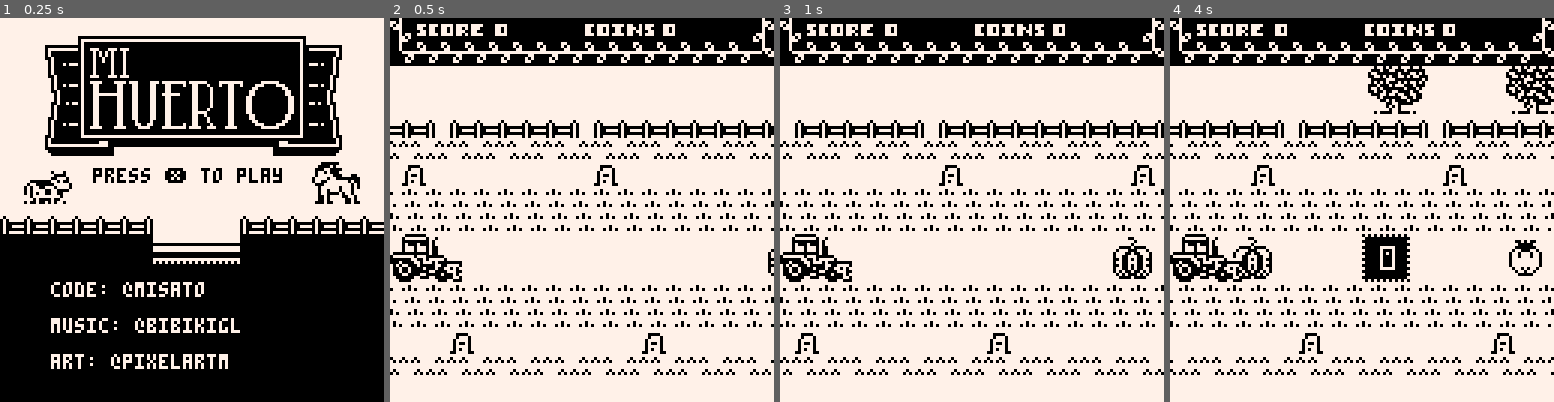
Above: before the commit, frames 1-4 (left to right).
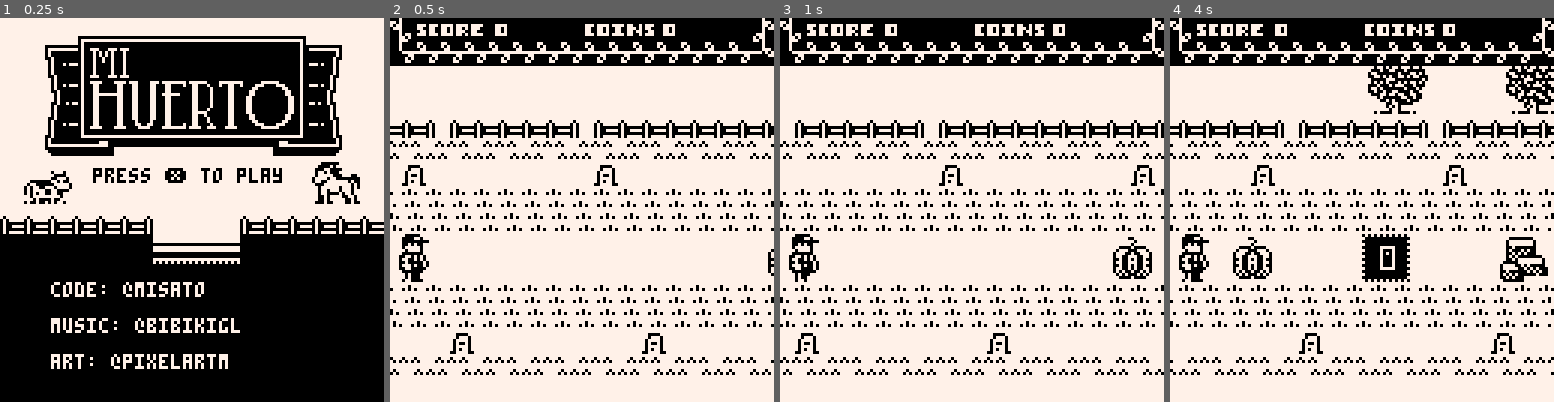
Above: after the commit, the same moments.

Repository: misato/picoMiner
Game: PICO-8 cartridge mi_huerto.p8
Same seed, same stepped clock (60 frames per second), same inputs: the game is played once before the commit and once after it.
Inputs:
- Up to frame 1 (0.25 s): no input
- Up to frame 2 (0.5 s): tap X (X key) at 0.33 s
- Up to frame 3 (1 s): tap O (Z key) at 0.7 s
- Up to frame 4 (4 s): tap X (X key) at 1.07, 1.85, 2.97 s; tap O (Z key) every 0.4 s from 1.7 to 3.7 s

Frame 1 is identical in both runs. In frame 2, 0.9% of the frame differs, in the area x 0-19%, y 56-69%; in frame 3, 0.9%; in frame 4, 1.6%, in the area x 0-99%, y 56-69%.

Commit message:
Finished game and generated png cartridge

Diff:
--- a/mi_huerto.p8
+++ b/mi_huerto.p8
@@ -1,5 +1,5 @@
 pico-8 cartridge // http://www.pico-8.com
-version 10
+version 8
 __lua__
 -- mi huerto
 -- entry for 1bitclickerjam
@@ -21,12 +21,34 @@
 -- player
 items_y_position = 72
 
+
+player_state = {
+    walk = {
+        frames = {32, 34, 36, 38, 40},
+        width = 16,
+        score = 1
+    },
+    tracktor = {
+        frames = {67},
+        width = 24,
+        score = 2
+    },
+    harvester = {
+        frames = {70},
+        width = 24,
+        score = 3
+    }
+}
+
 player = {
-    sprite = 67,
+    sprite = 32,
     x = 0,
     y = items_y_position,
-    w = 24,
-    h = 16
+    w = 16,
+    h = 16,
+    state = player_state.walk,
+    animation_frame = 1,
+    frame_count = 0
 }
 
 -- pico8 game funtions
@@ -35,6 +57,7 @@
     cls()
     palt(14,true)
     palt(0,false)
+    restart_game()
 end
 
 function _update()
@@ -58,11 +81,47 @@
     end
 end
 
+-- restart
+function restart_game()
+    score = 0
+    coins = 0
+    music(12)
+
+    frame_counter = 0
+
+    map_position = 0
+    map_position2 = 128
+
+
+    max_frames = 45
+    min_frames = 16
+
+    modulo = 5
+    modulo_step = 2
+
+    for veggy in all(vegetables) do
+        del(vegetables, veggy)
+    end
+
+    for decoration in all(decorations) do
+        del(decorations, decoration)
+    end
+
+    player = {
+        sprite = 32,
+        x = 0,
+        y = items_y_position,
+        w = 16,
+        h = 16,
+        state = player_state.walk,
+        animation_frame = 1,
+        frame_count = 0
+    }
+end
 
 -- splash
 
 function update_splash()
-    -- usually we want the player to press one button
     if btn(5) or btn(4) then
         create_vegetable()
         state = game_states.game
@@ -112,26 +171,27 @@
 
 
     print("press \x97 to play",31,50,0)
-
-
-
-    --local text = "pico farmer"
-    --write(text, text_x_pos(text), 52,7)
 end
 
 -- game
+
+vegetable_type = {
+    veggy = 1,
+    coin = 2,
+    stone = 3
+}
 
 vegetable = {}
 vegetable.__index = vegetable
 
-function vegetable.create(sprite,x,y)
+function vegetable.create(sprite,x,y, type)
     local new_vegetable = {}
     setmetatable(new_vegetable, vegetable)
 
     new_vegetable.sprite = sprite
     new_vegetable.x = x
     new_vegetable.y = y
-    new_vegetable.is_coin = false
+    new_vegetable.type = type
 
     return new_vegetable
 end
@@ -141,6 +201,7 @@
 max_vegetables = 3
 coin_bg = 142
 coin_frames = { 160, 162, 164, 166, 168, 170 }
+stone = 78
 
 frame_counter = 0
 
@@ -150,16 +211,20 @@
     end
     local index = flr(rnd(5))+1
     local sprite = veggy_sprites[index]
-    local vegetable = vegetable.create(sprite,128,items_y_position)
+    local vegetable = vegetable.create(sprite,128,items_y_position, vegetable_type.veggy)
     add(vegetables,vegetable)
 end
 
 function create_coin()
-    local coin = vegetable.create(coin_frames[1],128, items_y_position)
-    coin.is_coin = true
+    local coin = vegetable.create(coin_frames[1],128, items_y_position, vegetable_type.coin)
     coin.animation_index = 1
-    coin.timer=0
+    coin.timer = 0
     add(vegetables, coin)
+end
+
+function create_stone()
+    local stone = vegetable.create(stone, 128, items_y_position, vegetable_type.stone)
+    add(vegetables, stone)
 end
 
 function animate_coin(coin)
@@ -175,18 +240,22 @@
 end
 
 function scroll_vegetable(vegetable)
-    if vegetable.is_coin then
+    if vegetable.type == vegetable_type.coin then
         animate_coin(vegetable)
     end
 
     vegetable.x -= 1
-    if vegetable.x <= 0 then
+    if vegetable.x < -16 then
+        if vegetable.type == vegetable_type.veggy then
+            score -= player.state.score * 2
+            sfx(21)
+        end
         del(vegetables,vegetable)
     end
 end
 
 function draw_vegetable(vegetable)
-    if vegetable.is_coin then
+    if vegetable.type == vegetable_type.coin then
         spr(coin_bg, vegetable.x, vegetable.y, 2,2)
     end
     spr(vegetable.sprite,vegetable.x, vegetable.y,2,2)
@@ -210,10 +279,16 @@
     if btn(4) or btn(5) then
         for vegetable in all(vegetables) do
             if vegetable.x <= player.x + player.w then
-                if vegetable.is_coin then
+                if vegetable.type == vegetable_type.coin then
                     coins += 1
+                    sfx(20)
+                elseif vegetable.type == vegetable_type.veggy then
+                    score += player.state.score
+                    sfx(20)
                 else
-                    score += 1
+                    -- rock, oh no!
+                    score -= player.state.score * 2
+                    sfx(21)
                 end
                 del(vegetables, vegetable)
             end
@@ -278,11 +353,37 @@
     spr(decoration.sprite, decoration.x, decoration.y, decoration.w, decoration.h)
 end
 
+function update_player_animation()
+    player.frame_count += 1
+    if player.frame_count == 10 then
+        player.animation_frame += 1
+        if player.animation_frame > count(player.state.frames) then
+            player.animation_frame = 1
+            player.sprite = player.state.frames[1]
+        else
+            player.sprite = player.state.frames[player.animation_frame]
+        end
+        player.frame_count = 0
+    end
+end
+
+function update_player_state(new_state)
+    player.state = new_state
+    player.animation_frame = 1
+    player.sprite = new_state.frames[1]
+    player.frame_count = 0
+    player.w = new_state.width
+end
+
+coin_upgrade = 3
+
 function update_game()
     frame_counter += 1
     if frame_counter > max_frames then
         if flr(rnd(11)) % 5 == 0 then
             create_coin()
+        elseif flr(rnd(5)) % 4 == 0 then
+            create_stone()
         else
             create_vegetable()
         end
@@ -296,13 +397,29 @@
 
     update_map_position()
 
+    update_player_animation()
+
     handle_input()
+
+    -- every 5 coins upgrade player
+    if coins == coin_upgrade and player.state == player_state.walk  then
+            update_player_state(player_state.tracktor)
+    elseif coins == coin_upgrade*2 and player.state == player_state.tracktor then
+            update_player_state(player_state.harvester)
+    end
 
     if score > 0 and score % modulo == 0 then
         if max_frames > min_frames then
             max_frames -= 1
             modulo += modulo_step
         end
+    end
+
+    if score < 0 then
+        state = game_states.gameover
+        music(-1)
+        sfx(22)
+        frame_counter = 0
     end
 end
 
@@ -390,11 +507,19 @@
 -- game over
 
 function update_gameover()
-
+    frame_counter += 1
+    if frame_counter > 30 then
+        if btn(4) or btn(5) then
+            state = game_states.splash
+            restart_game()
+        end
+    end
 end
 
 function draw_gameover()
-
+    rectfill(0,72,screen_size,screen_size,0)
+    print("game over", text_x_pos("game over"), 46, 7)
+    print("press \x97 to play",text_x_pos("press \x97 to play"),56,7)
 end
 
 -- utils
@@ -452,22 +577,22 @@
 eeeeeeee77777077070077770707777777777777eeeeeeeeeeeeeeeeeeeeeeeeeeeeeeeeeeeeeeeeeeeeeeeeeeeeeeeeeeeeeeeeeeeeeeeeeeeeeeeeeeeeeeee
 eeeeeeee77707070070000000707777777777777eeeeeeeeeeeeeeeeeeeeeeeeeeeeeeeeeeeeeeeeeeeeeeeeeeeeeeeeeeeeeeeeeeeeeeeeeeeeeeeeeeeeeeee
 eeeeeeee77777777070777770707777777777777eeeeeeeeeeeeeeeeeeeeeeeeeeeeeeeeeeeeeeeeeeeeeeeeeeeeeeeeeeeeeeeeeeeeeeeeeeeeeeeeeeeeeeee
-77777000007777777777700000777777777777777777777777777000007777777777777777777777000000000000000000000000000000000000000000000000
-777700007707777777770000770777777777700000777777777700007707777777777000007777770eeeeeeeeeeeeee00eeeeeeeeeeeeee00eeeeeeeeeeeeee0
-777700000000077777770000000007777777000077077777777700000000077777770000770777770eeeeeeeeeeeeee00eeeeeeeeeeeeee00eeeeeeeeeeeeee0
-777700707007777777770070700777777777000000000777777700707007777777770000000007770eeeeeeeeeeeeee00eeeeeeeeeeeeee00eeeeeeeeeeeeee0
-777707777707777777770777770777777777007070077777777707777707777777770070700777770ee00000eeeeeee00ee00000eeeeeee00ee00000eeeeeee0
-777770777707777777777077770777777777077777077777777770777707777777770777770777770ee00eeeeeeeeee00ee00eeeeeeeeee00ee00eeeeeeeeee0
-777700000007777777770000000777777777707777077777777700000007777777777077770777770ee00eeeeeeeeee00ee00eeeeeeeeee00ee00eeeeeeeeee0
-777007707070777777700770707077777777000000077777777007707070777770000000000000770ee00eeeeeeeeee00ee00eeeeeeeeee00ee00eeeeeeeeee0
-777077007070777777707700707077777777070007707777777077007070777700707000700777070ee00000eeeeeee00ee00000eeeeeee00ee00000eeeeeee0
-777007000007077777700700000707777777077777707777777007000007077707777700700707070eeeee00eeeeeee00eeeee00eeeeeee00eeeee00eeee00e0
-777077707007077777707770700707777777700707007777777077707007077707700000000000770eeeee00e00ee0e00eeeee00e00e00e00eeeee00e00ee0e0
-777007700000777777700770000707777777700000077777777007700007077770077000007777770ee00000e0eee0e00ee00000e0eee0e00ee00000e0ee00e0
-777700000007777777770000000077777770007000077777777700007000777777770000707777770eeeeeeee00ee0e00eeeeeeee00e0ee00eeeeeeee00ee0e0
-777770700077777777777070007777777770777070077777777770770077777777700000070777770eeeeeeee0eee0e00eeeeeeee0ee00e00eeeeeeee0ee00e0
-777770700077777777777070077777777770700770007777777770700077777777700077070777770eeeeeeeeeeeeee00eeeeeeeeeeeeee00eeeeeeeeeeeeee0
-77770770000777777777707707777777777007777000077777777000000777777777000707707777000000000000000000000000000000000000000000000000
+eeeee00000eeeeeeeeeee00000eeeeeeeeeeeeeeeeeeeeeeeeeee00000eeeeeeeeeeeeeeeeeeeeee000000000000000000000000000000000000000000000000
+eeee0000770eeeeeeeee0000770eeeeeeeeee00000eeeeeeeeee0000770eeeeeeeeee00000eeeeee0eeeeeeeeeeeeee00eeeeeeeeeeeeee00eeeeeeeeeeeeee0
+eeee000000000eeeeeee000000000eeeeeee0000770eeeeeeeee000000000eeeeeee0000770eeeee0eeeeeeeeeeeeee00eeeeeeeeeeeeee00eeeeeeeeeeeeee0
+eeee0070700eeeeeeeee0070700eeeeeeeee000000000eeeeeee0070700eeeeeeeee000000000eee0eeeeeeeeeeeeee00eeeeeeeeeeeeee00eeeeeeeeeeeeee0
+eeee0777770eeeeeeeee0777770eeeeeeeee0070700eeeeeeeee0777770eeeeeeeee0070700eeeee0ee00000eeeeeee00ee00000eeeeeee00ee00000eeeeeee0
+eeeee077770eeeeeeeeee077770eeeeeeeee0777770eeeeeeeeee077770eeeeeeeee0777770eeeee0ee00eeeeeeeeee00ee00eeeeeeeeee00ee00eeeeeeeeee0
+eeee0000000eeeeeeeee0000000eeeeeeeeee077770eeeeeeeee0000000eeeeeeeeee077770eeeee0ee00eeeeeeeeee00ee00eeeeeeeeee00ee00eeeeeeeeee0
+eee007707070eeeeeee007707070eeeeeeee0000000eeeeeeee007707070eeeee0000000000000ee0ee00eeeeeeeeee00ee00eeeeeeeeee00ee00eeeeeeeeee0
+eee077007070eeeeeee077007070eeeeeeee07000770eeeeeee077007070eeee007070007007770e0ee00000eeeeeee00ee00000eeeeeee00ee00000eeeeeee0
+eee0070000070eeeeee0070000070eeeeeee07777770eeeeeee0070000070eee077777007007070e0eeeee00eeeeeee00eeeee00eeeeeee00eeeee00eeee00e0
+eee0777070070eeeeee0777070070eeeeeeee0070700eeeeeee0777070070eee07700000000000ee0eeeee00e00ee0e00eeeee00e00e00e00eeeee00e00ee0e0
+eee007700000eeeeeee0077000070eeeeeeee000000eeeeeeee0077000070eeee00ee00000eeeeee0ee00000e0eee0e00ee00000e0eee0e00ee00000e0ee00e0
+eeee0000000eeeeeeeee00000000eeeeeee00070000eeeeeeeee00007000eeeeeeee000070eeeeee0eeeeeeee00ee0e00eeeeeeee00e0ee00eeeeeeee00ee0e0
+eeeee07000eeeeeeeeeee07000eeeeeeeee07770e00eeeeeeeeee07700eeeeeeeee00000070eeeee0eeeeeeee0eee0e00eeeeeeee0ee00e00eeeeeeee0ee00e0
+eeeee07000eeeeeeeeeee0700eeeeeeeeee0700ee000eeeeeeeee07000eeeeeeeee00077070eeeee0eeeeeeeeeeeeee00eeeeeeeeeeeeee00eeeeeeeeeeeeee0
+eeee0770000eeeeeeeeee0770eeeeeeeeee00eeee0000eeeeeeee000000eeeeeeeee00070770eeee000000000000000000000000000000000000000000000000
 eeeeeee77000000077777eeeeee77000000077777eeeeeeee77700000000000777777eeeeeeeeeeeeeeeeeeeeeeeeeeeeeeeeeeeeeeeeeee7777777777777777
 eeeeeee70777777707707eeeeee70777777707707eeeeeee770077070707070000007eeeeeeeeeeeeeeeeeeeeeeeeeeeeeeeeeeeeeeeeeee7770000000077777
 eeeeeee70000000007077eeeeee70000000007077eeeeeee7077777070707777777077eeeeeeeeeeeeeeeeeeeeeeeeeeeeeeeeeeeeeeeeee7707777777707777
Not shown, changed: the thumbnail (__label__) section of mi_huerto.p8
Not shown, changed: the music (__music__) section of mi_huerto.p8
Not shown, changed: the sound effects (__sfx__) section of mi_huerto.p8
